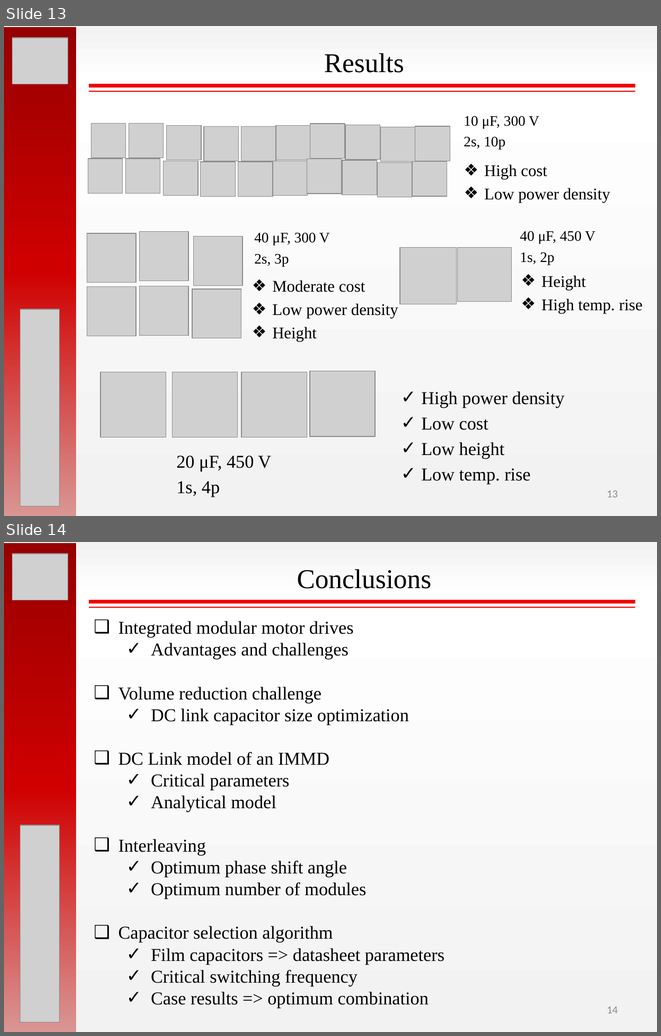
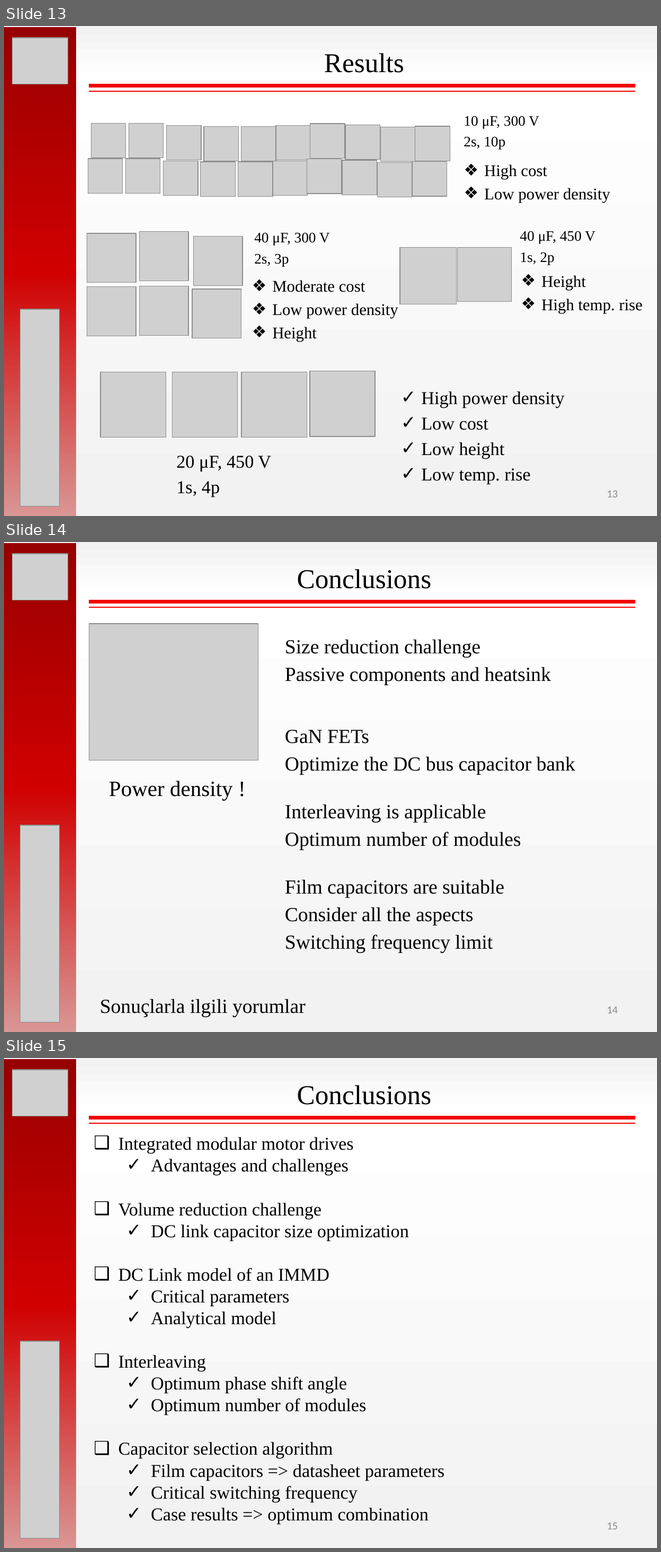
Before and after one commit to hakanpolat/IMMD, a slide deck: ISIE 2017/sunum/ISIE2017_OralPres_Mesut_Uğur.pptx. Shown one above the other, each under a label of ours: slides 13 and 14 before the commit, slides 13, 14 and 15 after it. The pictures are 661x1036 and 661x1552 pixels, drawn with LibreOffice and Linux fonts; fonts in the diff are those of the drawing; grey boxes stand for pictures. Boxes give left, top, right and bottom in pixels: in the first picture for what was removed or moved away, otherwise in the second. Text is boxed around its words. In the diff, an @@ line names an element or a change of style, - is before the commit and + after.

Commit message:
ISIE sunum almost finished. Conclusion is problematic !!!

```diff
--- a/ISIE 2017/sunum/ISIE2017_OralPres_Mesut_Uğur.pptx
+++ b/ISIE 2017/sunum/ISIE2017_OralPres_Mesut_Uğur.pptx
@@ slide 14 added at [4, 542, 657, 1032], background gradient #F2F2F2 to #FFFFFF @@
@@ rectangle added at [4, 543, 77, 1032], fill gradient #970000 to #D00000 to #D99694 @@
@@ picture added at [12, 554, 68, 600] @@
@@ text added at [297, 569, 432, 589], 30 pt, text #000000 @@
+Conclusions
@@ line added from (89, 602) to (635, 602), #F20000 4 pt @@
@@ line added from (89, 607) to (635, 607), #F20000 1.5 pt @@
@@ picture added at [89, 624, 258, 760] @@
@@ text added at [285, 640, 551, 685], 22 pt, text #000000 @@
+Size reduction challenge
+Passive components and heatsink
@@ text added at [285, 730, 575, 775], 22 pt, text #000000 @@
+GaN FETs
+Optimize the DC bus capacitor bank
@@ text added at [109, 780, 233, 800], 24 pt, text #000000 @@
+Power density !
@@ text added at [285, 804, 521, 850], 22 pt, text #000000 @@
+Interleaving is applicable
+Optimum number of modules
@@ picture added at [20, 824, 60, 1022] @@
@@ text added at [285, 880, 504, 953], 22 pt, text #000000 @@
+Film capacitors are suitable
+Consider all the aspects
+Switching frequency limit
@@ text added at [100, 999, 306, 1017], 22 pt, text #000000 @@
+Sonuçlarla ilgili yorumlar
@@ page number added at [607, 1006, 618, 1013], 12 pt, text #8C8C8C @@
+14
@@ what was slide 14 is now slide 15 @@
@@ page number at [607, 1522, 618, 1529]: text changed @@
-14
+15
```
Also in this commit, not shown: 3 slides changed, 1 other file.
